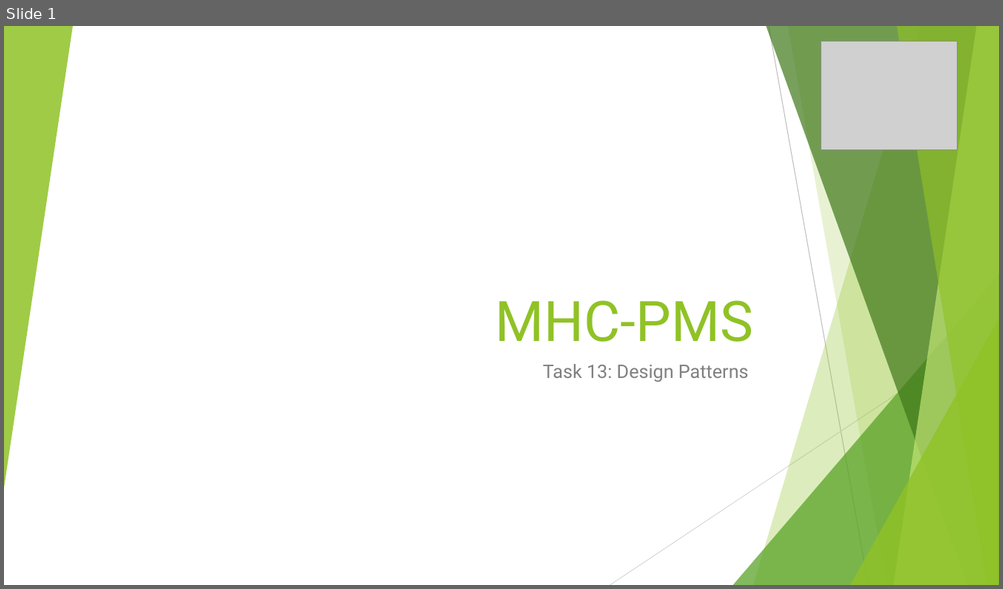
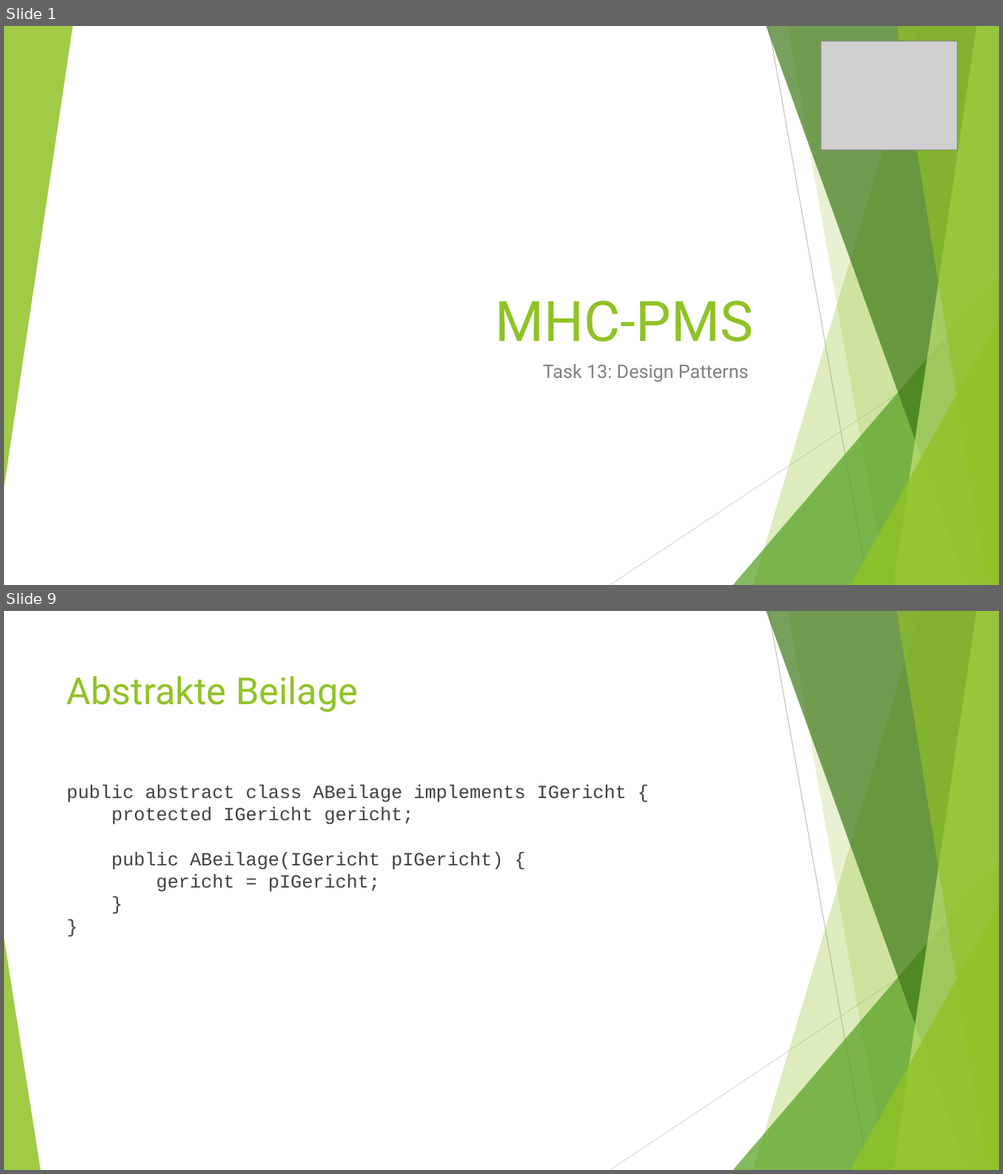
Before and after one commit to lants1/ch.bfh.bti7081.s2013.green, a slide deck: ch.bfh.bti7081.s2013.green/doc/task13/Task13_Präsentation.pptx. Shown one above the other, each under a label of ours: slide 1 before the commit, slides 1 and 9 after it; the slides between them are not shown. The pictures are 1003x589 and 1003x1174 pixels, drawn with LibreOffice and Linux fonts; fonts in the diff are those of the drawing; grey boxes stand for pictures; background and template pictures are left out. Boxes give left, top, right and bottom in pixels: in the first picture for what was removed or moved away, otherwise in the second. Text is boxed around its words. In the diff, an @@ line names an element or a change of style, - is before the commit and + after.

```diff
--- a/ch.bfh.bti7081.s2013.green/doc/task13/Task13_Präsentation.pptx
+++ b/ch.bfh.bti7081.s2013.green/doc/task13/Task13_Präsentation.pptx
@@ slide 9 added at (x1=4, y1=611, x2=999, y2=1170), background #FFFFFF; not listed: 9 template elements that a slide beside it also shows @@
@@ title added at (x1=67, y1=676, x2=358, y2=712), 36 pt, text #90C226 @@
+Abstrakte Beilage
@@ text added at (x1=67, y1=785, x2=626, y2=892), 18 pt, text #404040 @@
+public abstract class ABeilage implements IGericht {
+protected IGericht gericht;
+public ABeilage(IGericht pIGericht) {
+gericht = pIGericht;
+}
+}
@@ triangle added at (x1=4, y1=939, x2=40, y2=1170), fill #90C226 at 85% opacity @@
```
Also in this commit, not shown: 2 slides changed, 7 other slides added, 1 slide removed, 1 other file.
